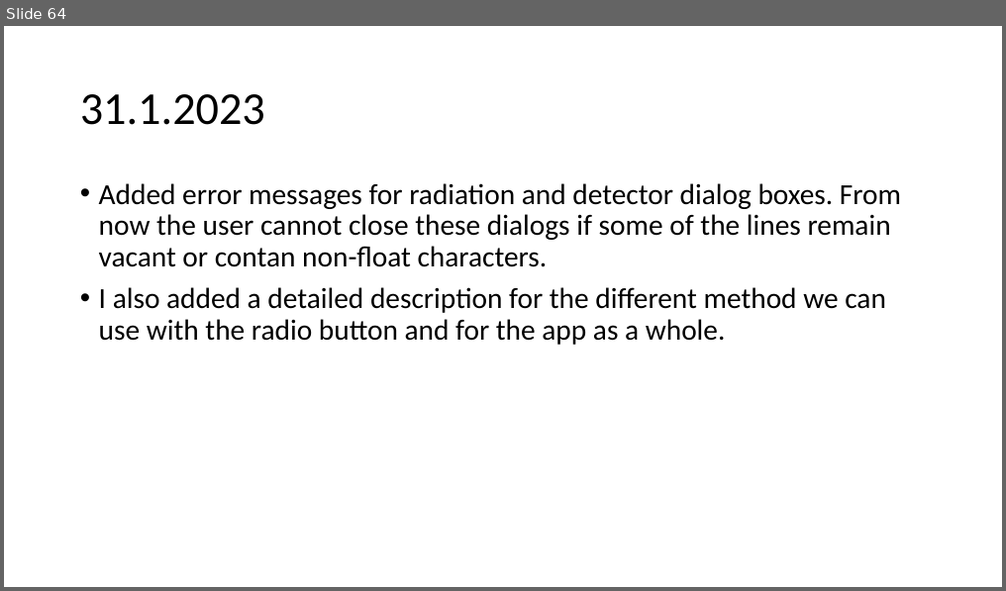
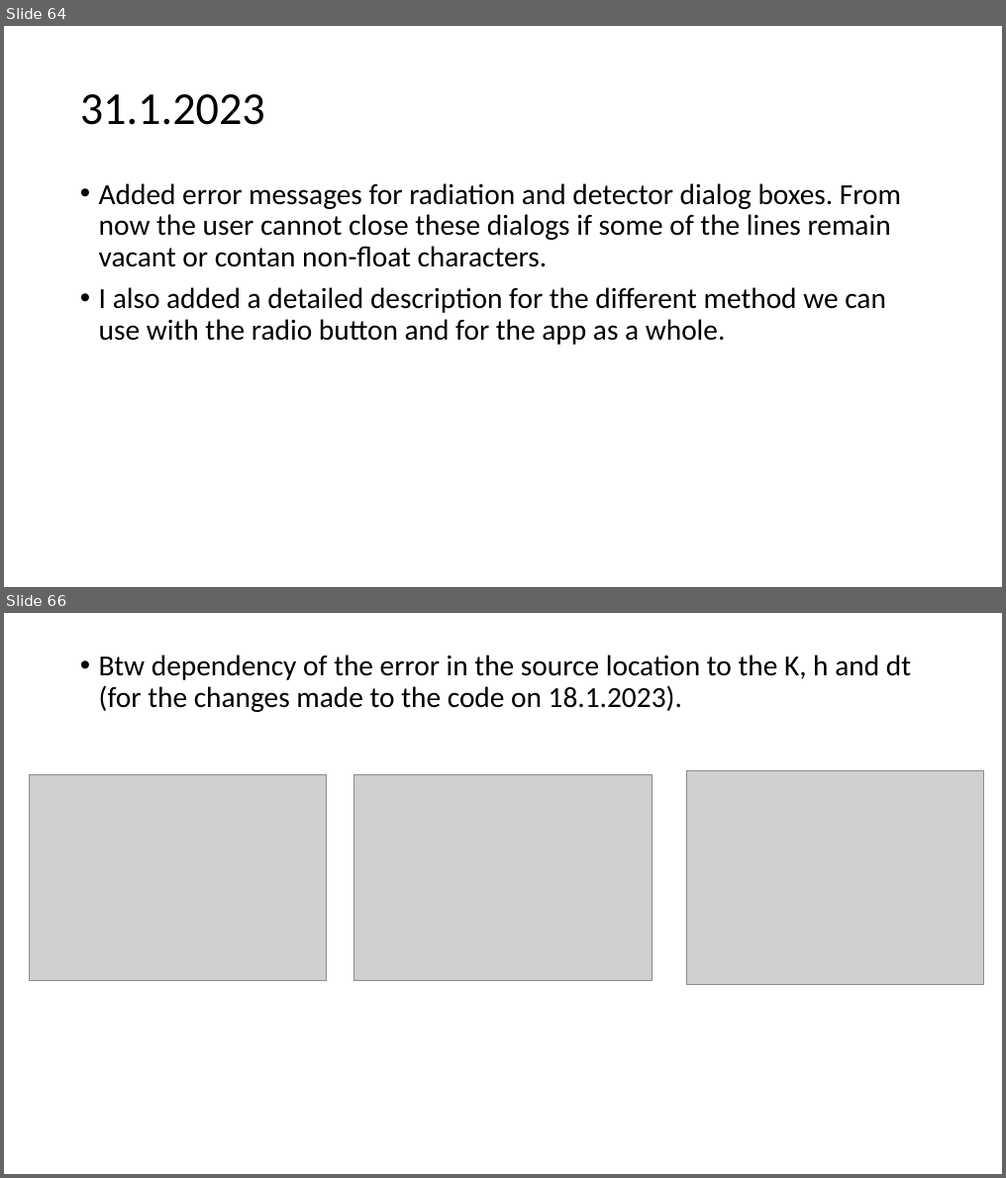
Before and after one commit to urhtrinko/DroneRadioactivity_student_job, a slide deck: reports/work_diary.pptx. Shown one above the other, each under a label of ours: slide 64 before the commit, slides 64 and 66 after it; the slides between them are not shown. The pictures are 1006x591 and 1006x1178 pixels, drawn with LibreOffice and Linux fonts; fonts in the diff are those of the drawing; grey boxes stand for pictures. Boxes give left, top, right and bottom in pixels: in the first picture for what was removed or moved away, otherwise in the second. Text is boxed around its words. In the diff, an @@ line names an element or a change of style, - is before the commit and + after.

```diff
--- a/reports/work_diary.pptx
+++ b/reports/work_diary.pptx
@@ slide 66 added at (x1=4, y1=613, x2=1002, y2=1174), background #FFFFFF @@
@@ text added at (x1=99, y1=655, x2=911, y2=712), 28 pt, text #000000 @@
+• Btw dependency of the error in the source location to the K, h and dt (for the changes made to the code on 18.1.2023).
@@ picture added at (x1=29, y1=774, x2=327, y2=981) @@
@@ picture added at (x1=354, y1=774, x2=652, y2=981) @@
@@ picture added at (x1=686, y1=771, x2=984, y2=985) @@
```
Also in this commit, not shown: 1 other slide added.
